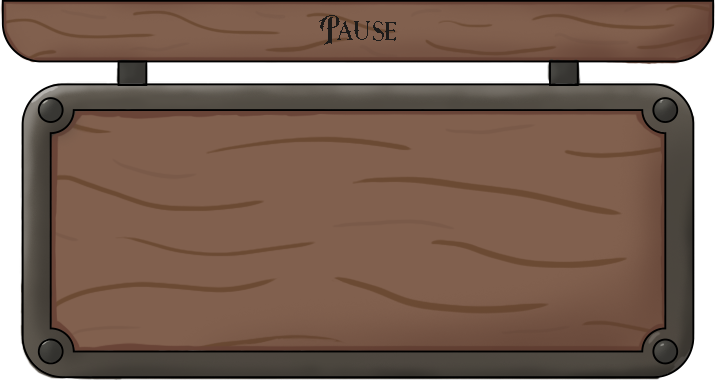
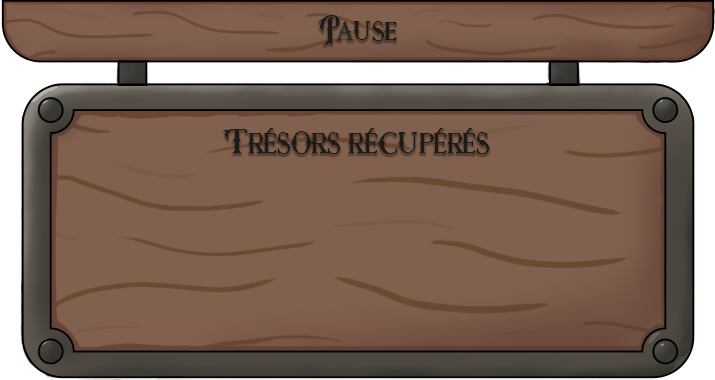
Revision of a layered 715 × 380 image; what changed, layer by layer:
added layer "Trésors récupérés" above "Coffre" over [224, 128, 489, 154]
painted on "Pause" over [337, 21, 353, 40]
painted on "Fer" (2nd of 2, in "Panneau_option" › "Fer") over [119, 81, 576, 86]
painted on "Cadre_acier" over [28, 83, 679, 380]
painted on "Panneau" (2nd of 2, in "Panneau_option" › "Panneau") over [0, 0, 715, 65]
